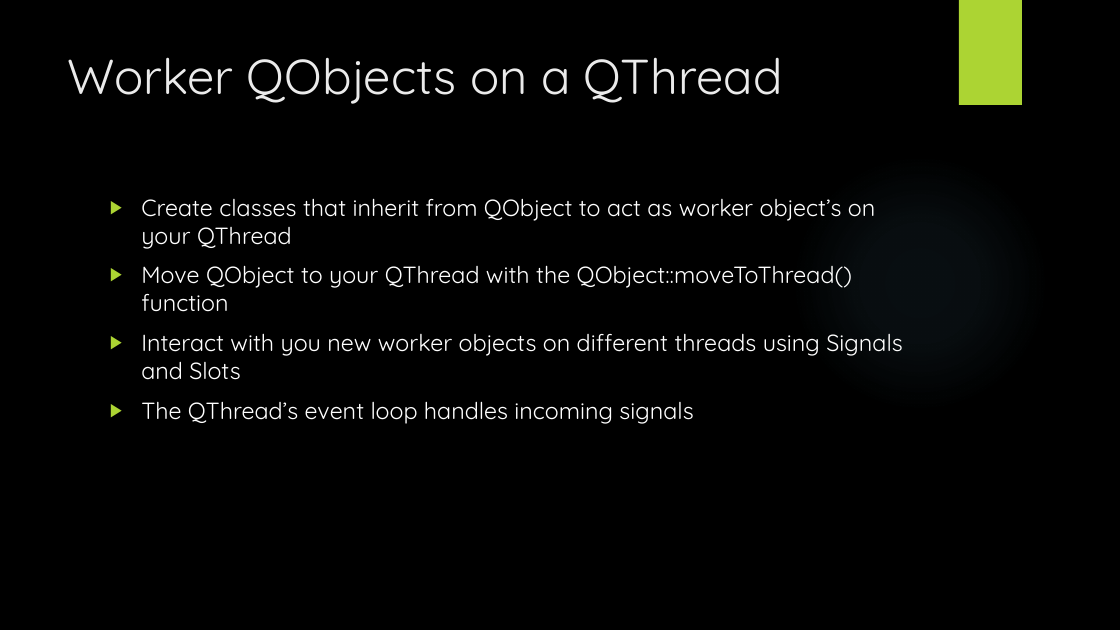
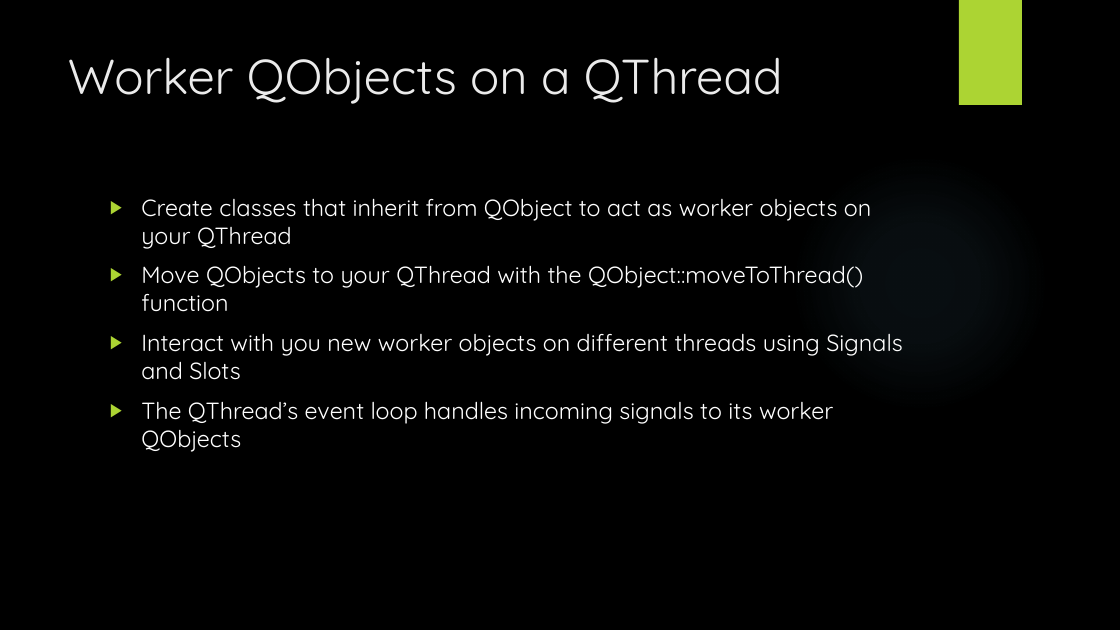
Before and after one commit to tylertrephan/qt-multithreading-tutorial, a slide deck: slide 12 of MultithreadingWithQt.pptx. Drawn at 1120x630 pixels with LibreOffice and Linux fonts; fonts in the diff are those of the drawing; background and template pictures are left out. Boxes give left, top, right and bottom in pixels: in the first picture for what was removed or moved away, otherwise in the second. Text is boxed around its words. In the diff, an @@ line names an element or a change of style, - is before the commit and + after.

Commit message:
Last edits

```diff
--- a/MultithreadingWithQt.pptx
+++ b/MultithreadingWithQt.pptx
@@ text at [141,198,871,312]: text changed @@
-▶ Create classes that inherit from QObject to act as worker object’s on your QThread
-▶ Move QObject to your QThread with the QObject::moveToThread() function
+▶ Create classes that inherit from QObject to act as worker objects on your QThread
+▶ Move QObjects to your QThread with the QObject::moveToThread() function
@@ text at [141,401,833,452]: text changed @@
-▶ The QThread’s event loop handles incoming signals
+▶ The QThread’s event loop handles incoming signals to its worker QObjects
```
Also in this commit, not shown: 9 other slides changed.
